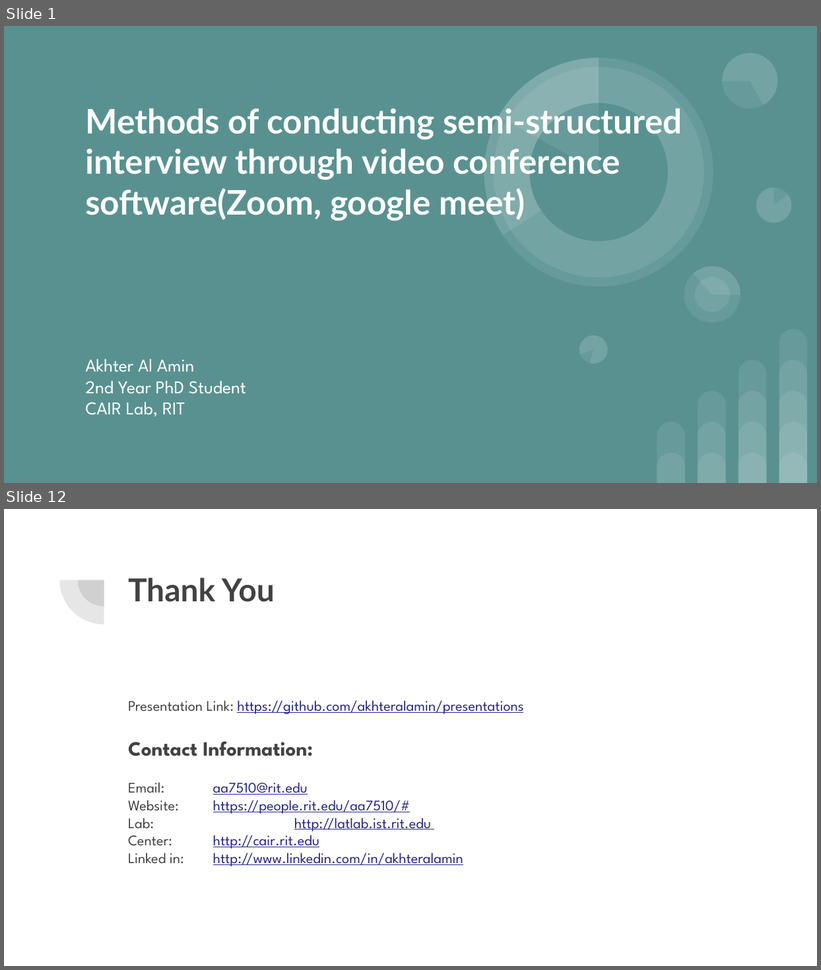
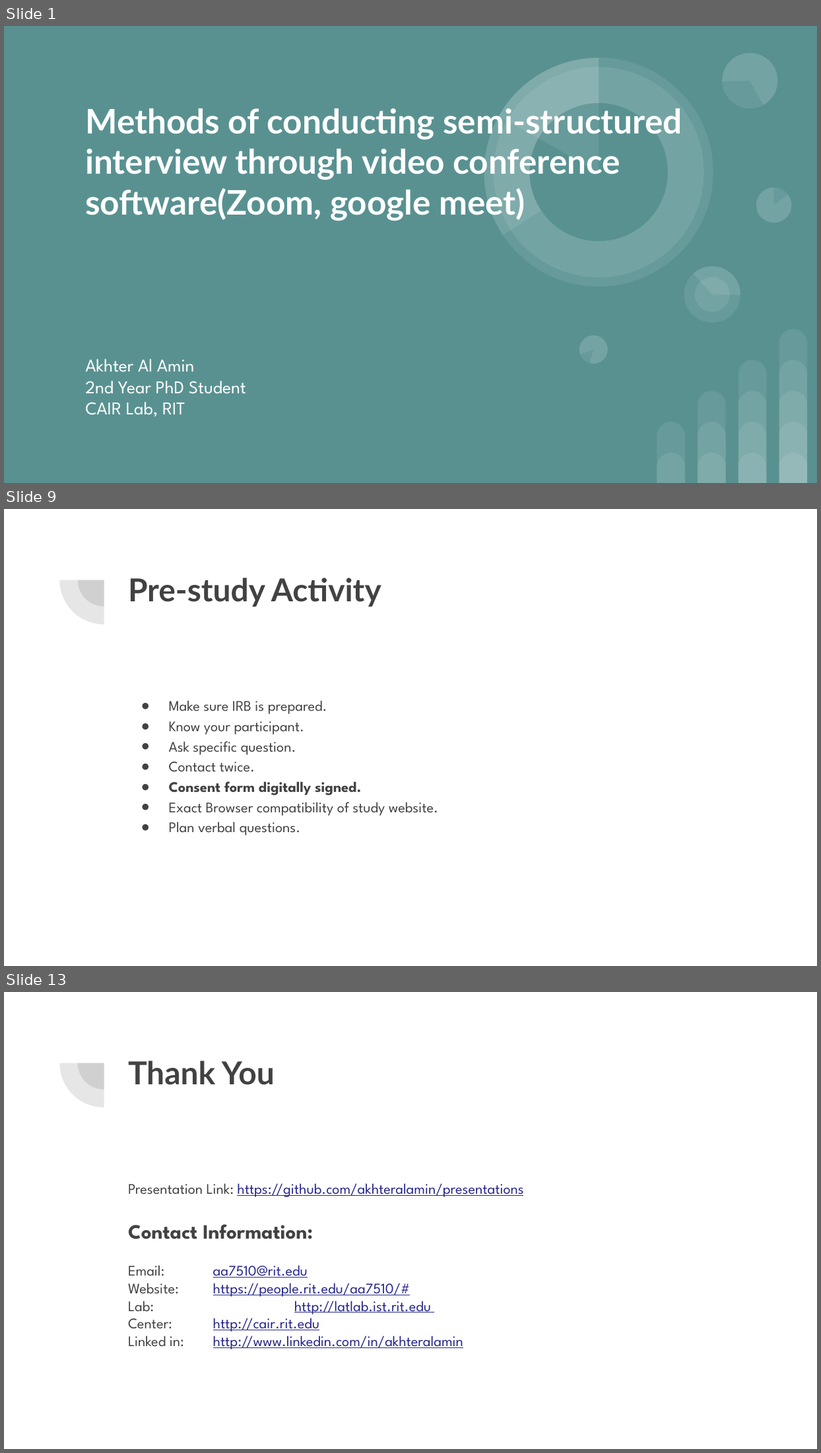
Before and after one commit to akhteralamin/presentations, a slide deck: Remote Semi Interview Methods.pptx. Shown one above the other, each under a label of ours: slides 1 and 12 before the commit, slides 1, 9 and 13 after it; the slides between them are not shown. The pictures are 821x970 and 821x1453 pixels, drawn with LibreOffice and Linux fonts; fonts in the diff are those of the drawing. Boxes give left, top, right and bottom in pixels: in the first picture for what was removed or moved away, otherwise in the second. Text is boxed around its words. In the diff, an @@ line names an element or a change of style, - is before the commit and + after.

```diff
--- a/Remote Semi Interview Methods.pptx
+++ b/Remote Semi Interview Methods.pptx
@@ slide 9 added at bbox=[4, 509, 817, 966], background #FFFFFF; not listed: 2 template elements that a slide beside it also shows @@
@@ title added at bbox=[128, 578, 382, 607], 28 pt, text #424242, bold @@
+Pre-study Activity
@@ text added at bbox=[169, 700, 438, 836], 13 pt, text #424242 @@
+● Make sure IRB is prepared.
+● Know your participant.
+● Ask specific question.
+● Contact twice.
+● Consent form digitally signed.
+● Exact Browser compatibility of study website.
+● Plan verbal questions.
@@ what was slide 12 is now slide 13 @@
```
Also in this commit, not shown: 4 slides changed, 6 other slides added, 6 slides removed, 1 other file.
